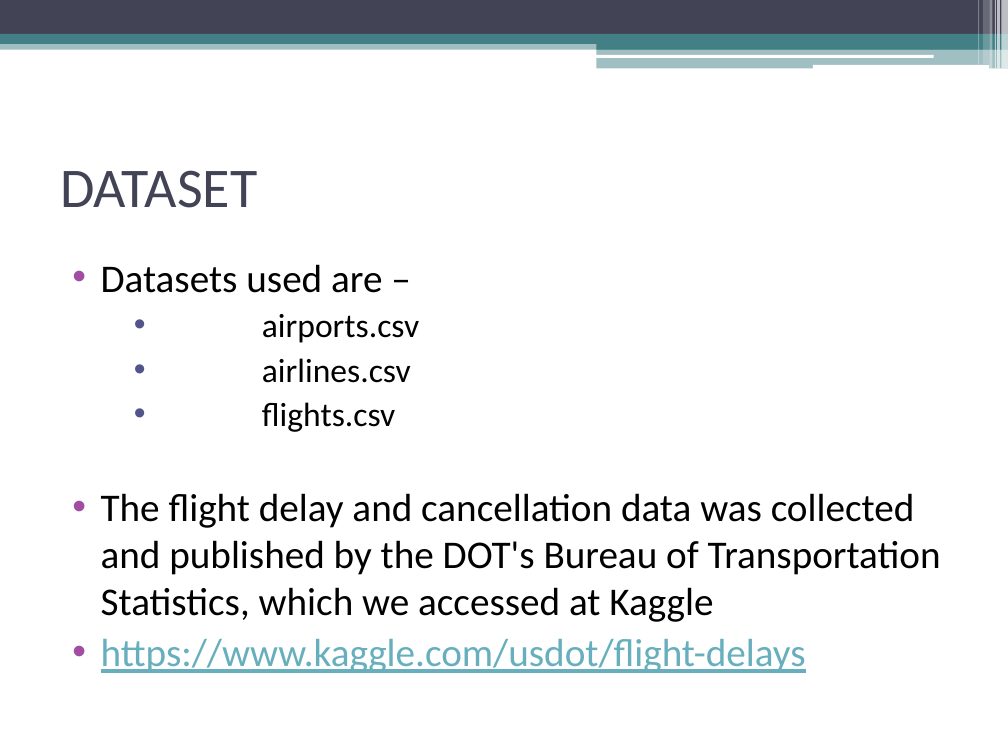
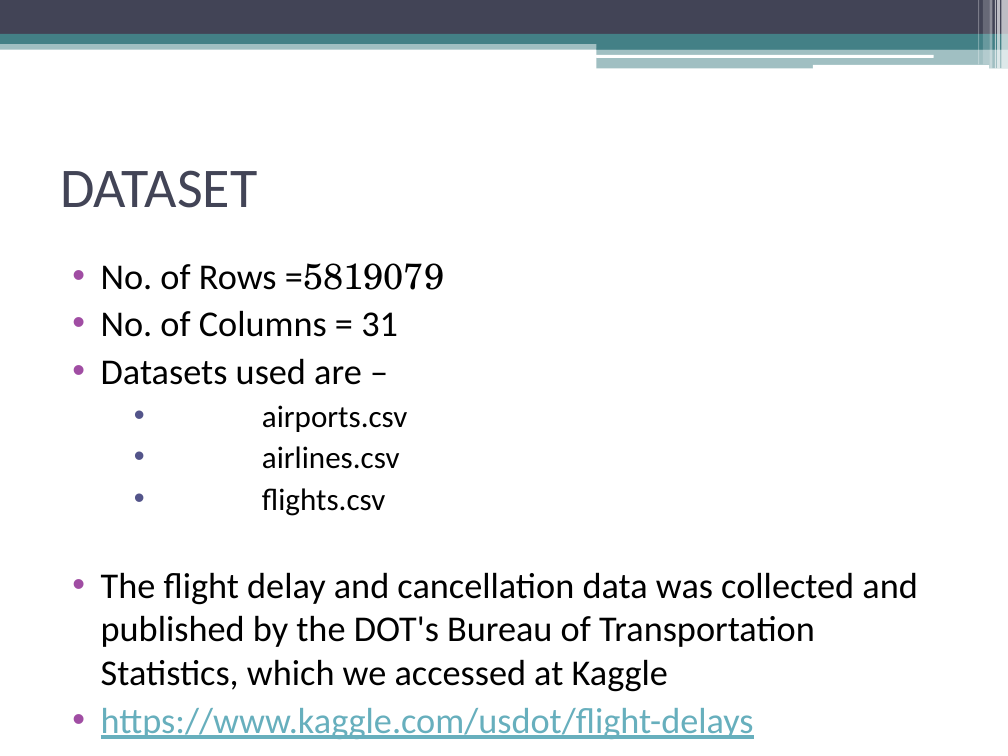
Before and after one commit to sayalispparulekar/Flight-Delay, a slide deck: slide 3 of DWDM.pptx. Drawn at 1008x756 pixels with LibreOffice and Linux fonts; fonts in the diff are those of the drawing. Boxes give left, top, right and bottom in pixels: in the first picture for what was removed or moved away, otherwise in the second. Text is boxed around its words. In the diff, an @@ line names an element or a change of style, - is before the commit and + after.

```diff
--- a/DWDM.pptx
+++ b/DWDM.pptx
@@ text at <box>101,263,444,337</box>: paragraphs added @@
+• No. of Rows =5819079
+• No. of Columns = 31
@@ text at <box>101,358,917,739</box>: size 28 to 25.9 pt in "Datasets used are –", "The flight delay and cancellation data was ...", "https://www.kaggle.com/usdot/flight-delays"; size 24 to 22.2 pt in "airports.csv", "airlines.csv", "flights.csv" @@
```
Also in this commit, not shown: 3 other slides changed, 2 slides added.
